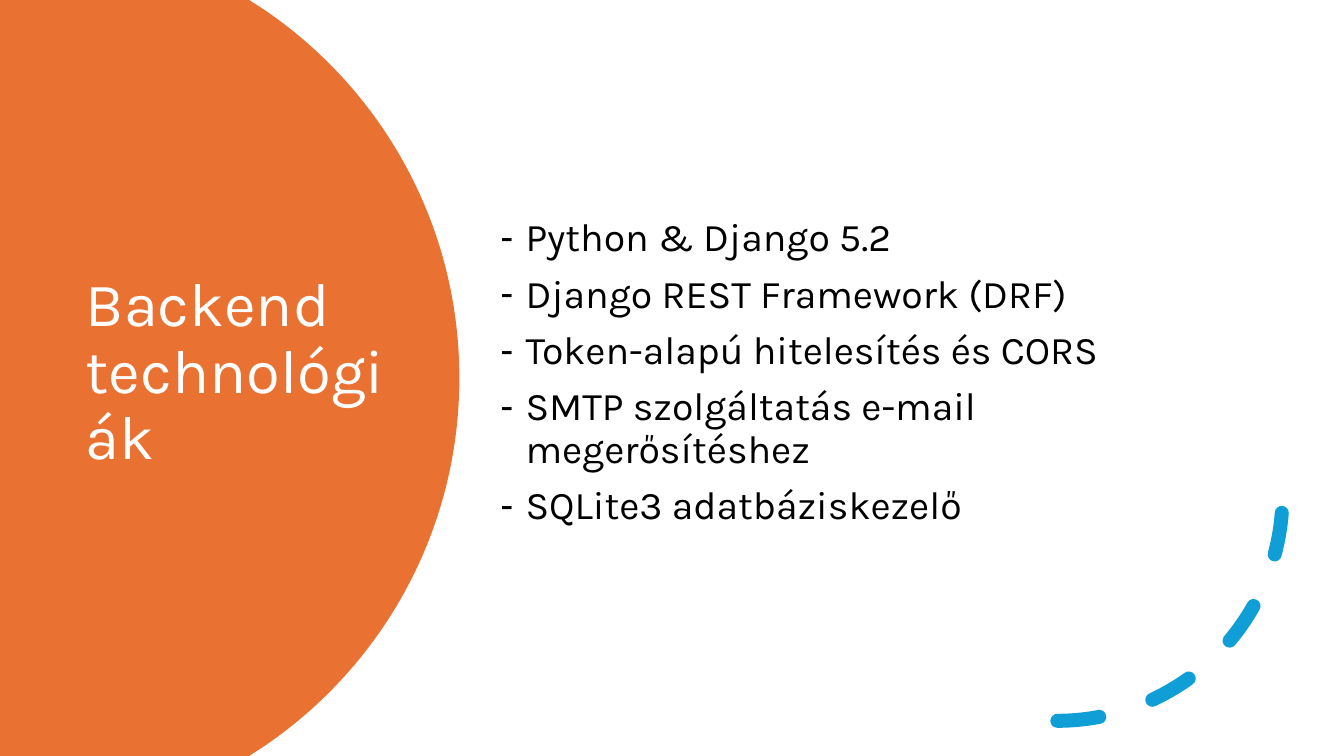
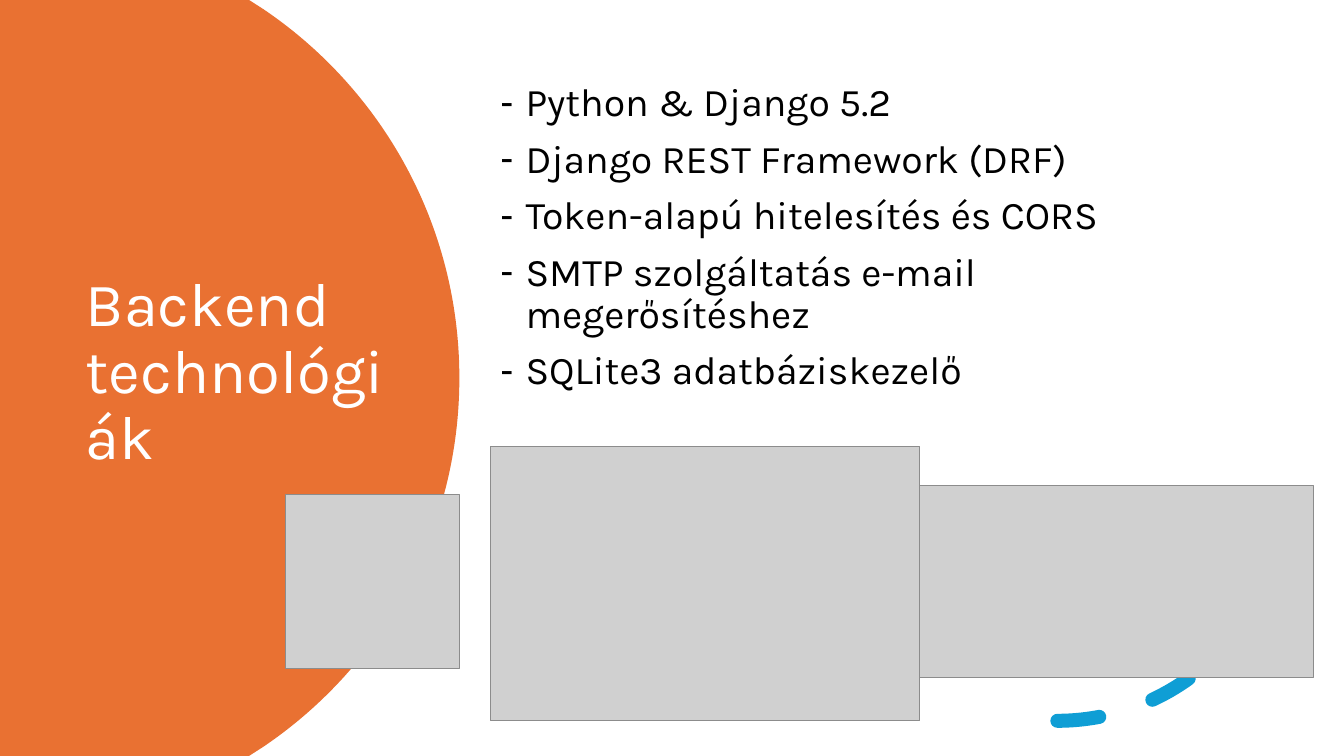
Before and after one commit to FesetoImre5/13_S1_8_vizsgaremek, a slide deck: slide 5 of Dokumentacio/Calentasker_bemutató.pptx. Drawn at 1344x756 pixels with LibreOffice and Linux fonts; fonts in the diff are those of the drawing; grey boxes stand for pictures. Boxes give left, top, right and bottom in pixels: in the first picture for what was removed or moved away, otherwise in the second. Text is boxed around its words. In the diff, an @@ line names an element or a change of style, - is before the commit and + after.

```diff
--- a/Dokumentacio/Calentasker_bemutató.pptx
+++ b/Dokumentacio/Calentasker_bemutató.pptx
@@ text "Python & Django 5.2": place and size @@
-text "Python & Django 5.2" at [526, 224, 1098, 526]
+text "Python & Django 5.2" at [526, 89, 1098, 391]
@@ picture added at [490, 447, 920, 721] @@
@@ picture added at [286, 495, 460, 668] @@
@@ picture added at [878, 486, 1313, 679] @@
```
Also in this commit, not shown: 6 other slides changed, 1 slide added, 3 other files.
